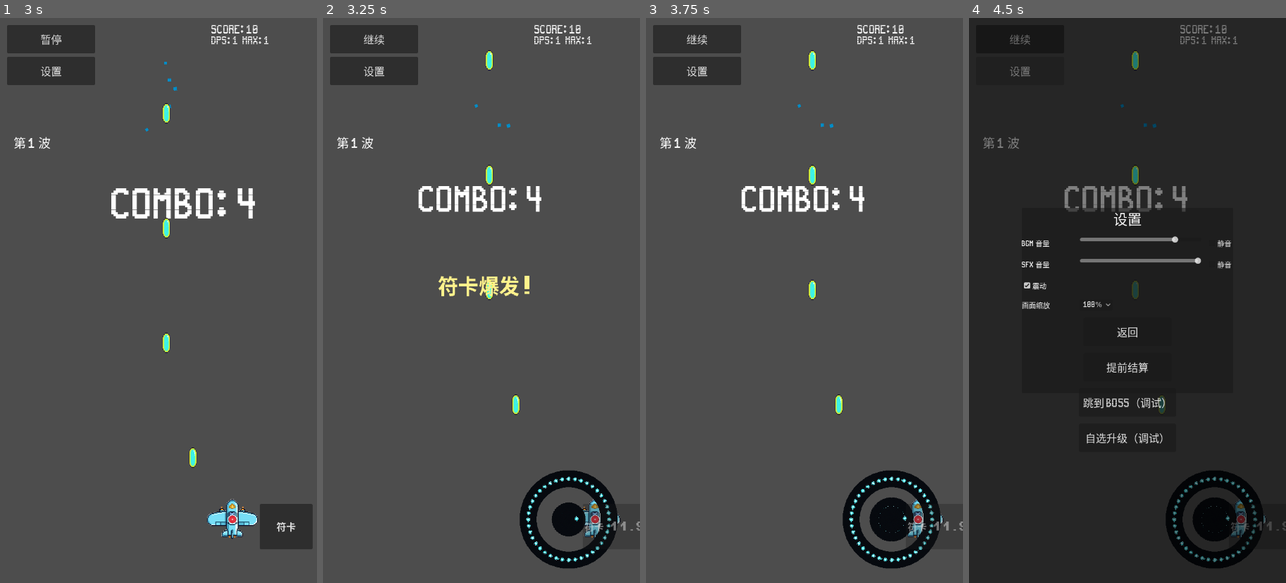
Above: before the commit, frames 1-4 (left to right).
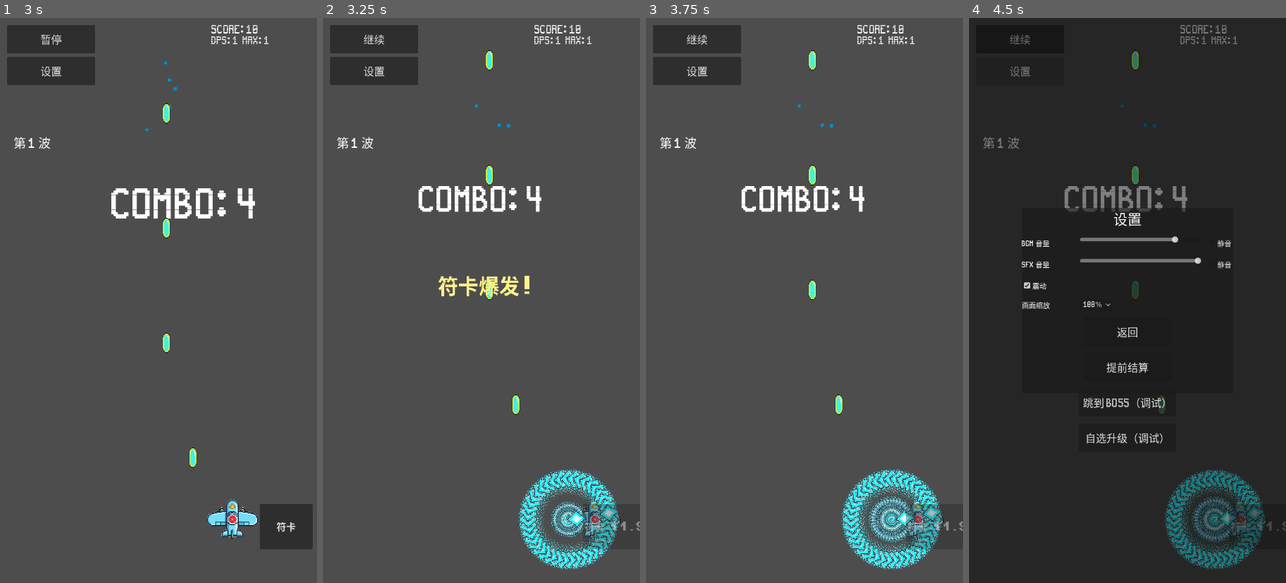
Above: after the commit, the same moments.

Repository: qingzhixing/plane-war
Game: Godot game, scene res://scenes/MainMenu.tscn
Two runs of this game, one before a commit and one after it. Both use one fixed random seed, a clock stepped at 60 frames per second and the inputs below. Sound files missing from this copy of the repository are replaced by a short silence.
Inputs (mouse positions are in pixels of both pictures, inside the frame that each line leads up to):
- Up to frame 1 (3 s): click "开始游戏" at 0.5 s; click "暂停" at 1.25 s; click "继续" at 2 s; tap Enter at 2.75 s; move the mouse to (228, 272) at 2.77 s; hold D from 2.78 s (still down); tap P at 2.85 s; click (228, 272) at 2.92 s
- Up to frame 2 (3.25 s): keep holding D; tap Space at 3.02 s
- Up to frame 3 (3.75 s): release D at 3.5 s; drag from (741, 328) to (918, 520) at 3.52 s
- Up to frame 4 (4.5 s): click "设置" at 4.25 s

Frame 1 is identical in both runs. In frame 2, 3.3% of the frame differs, in the area x 61-94%, y 79-98%; in frame 3, 3.7%; in frame 4, 3.4%.

Commit message:
🎨 UI: 提交符卡弹贴图 spell_bullet（含 import）
Made-with: Cursor

Diff:
--- a/scenes/bullets/PlayerSpellBullet.tscn
+++ b/scenes/bullets/PlayerSpellBullet.tscn
@@ -1,23 +1,20 @@
-[gd_scene format=3]
+[gd_scene format=3 uid="uid://d3vxe0r241fci"]
 
-[ext_resource type="Script" path="res://scripts/bullets/PlayerSpellBullet.gd" id="1_script"]
-[ext_resource type="Texture2D" path="res://assets/sprites/bullets/spell_bullet.png" id="2_tex"]
+[ext_resource type="Script" uid="uid://dnounpqp244ow" path="res://scripts/bullets/PlayerSpellBullet.gd" id="1_script"]
+[ext_resource type="Texture2D" uid="uid://bcf54jkmqsmnk" path="res://assets/sprites/bullets/spell_bullet.png" id="2_tex"]
 
-[sub_resource type="CapsuleShape2D" id="1_shape"]
-radius = 11.666666
-height = 63.333332
+[sub_resource type="RectangleShape2D" id="RectangleShape2D_unp5v"]
 
-[node name="PlayerSpellBullet" type="Area2D"]
+[node name="PlayerSpellBullet" type="Area2D" unique_id=1650058168]
 z_index = 12
 z_as_relative = false
-scale = Vector2(0.7, 0.7)
+scale = Vector2(1.5, 1.5)
 script = ExtResource("1_script")
 
-[node name="Sprite2D" type="Sprite2D" parent="."]
-position = Vector2(1.1920929e-07, 2.3841858e-07)
-rotation = 1.5701729
-scale = Vector2(0.04, 0.04)
+[node name="Sprite2D" type="Sprite2D" parent="." unique_id=1481864673]
+scale = Vector2(0.08138393, 0.08138393)
 texture = ExtResource("2_tex")
 
-[node name="CollisionShape2D" type="CollisionShape2D" parent="."]
-shape = SubResource("1_shape")
+[node name="CollisionShape2D" type="CollisionShape2D" parent="." unique_id=1578002511]
+rotation = 0.7697089
+shape = SubResource("RectangleShape2D_unp5v")
Binary file changed: assets/sprites/bullets/spell_bullet.png
Not shown, added: assets/sprites/bullets/spell_bullet.png.import
